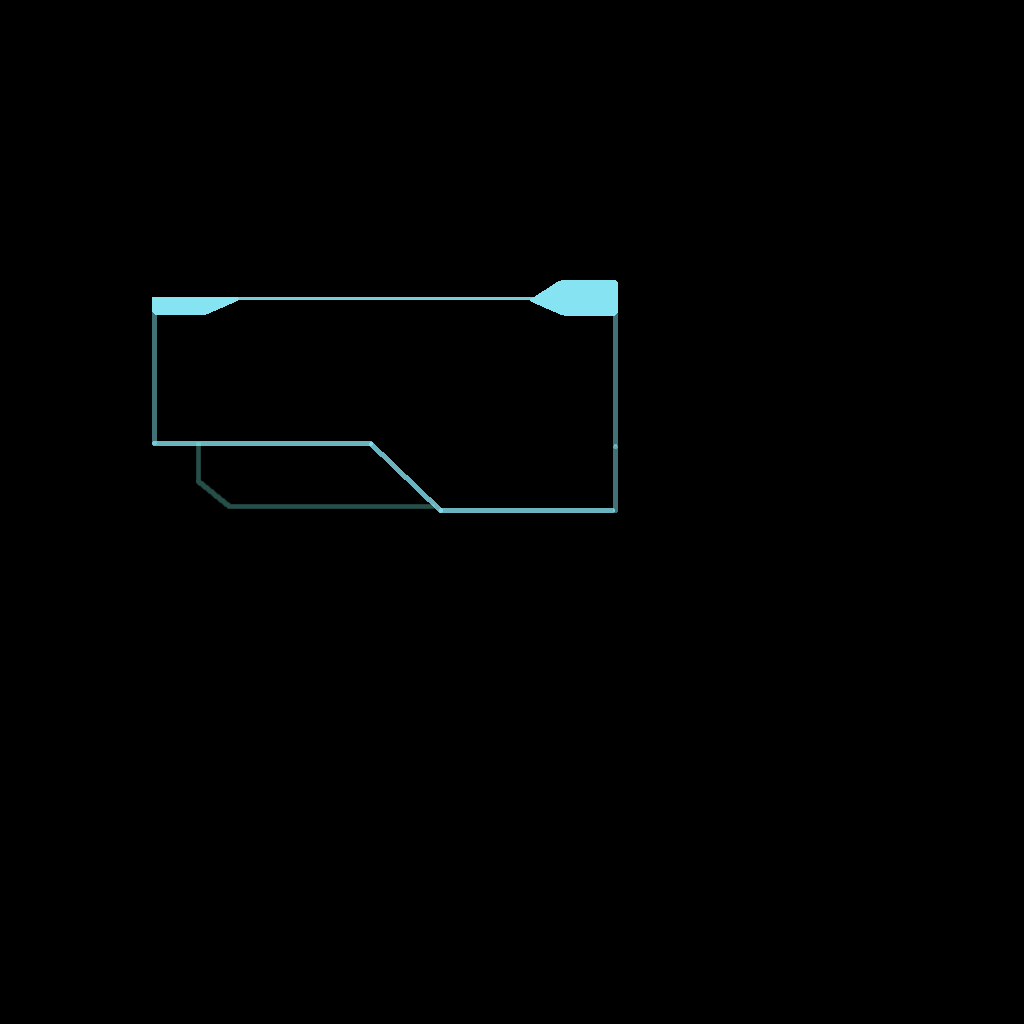
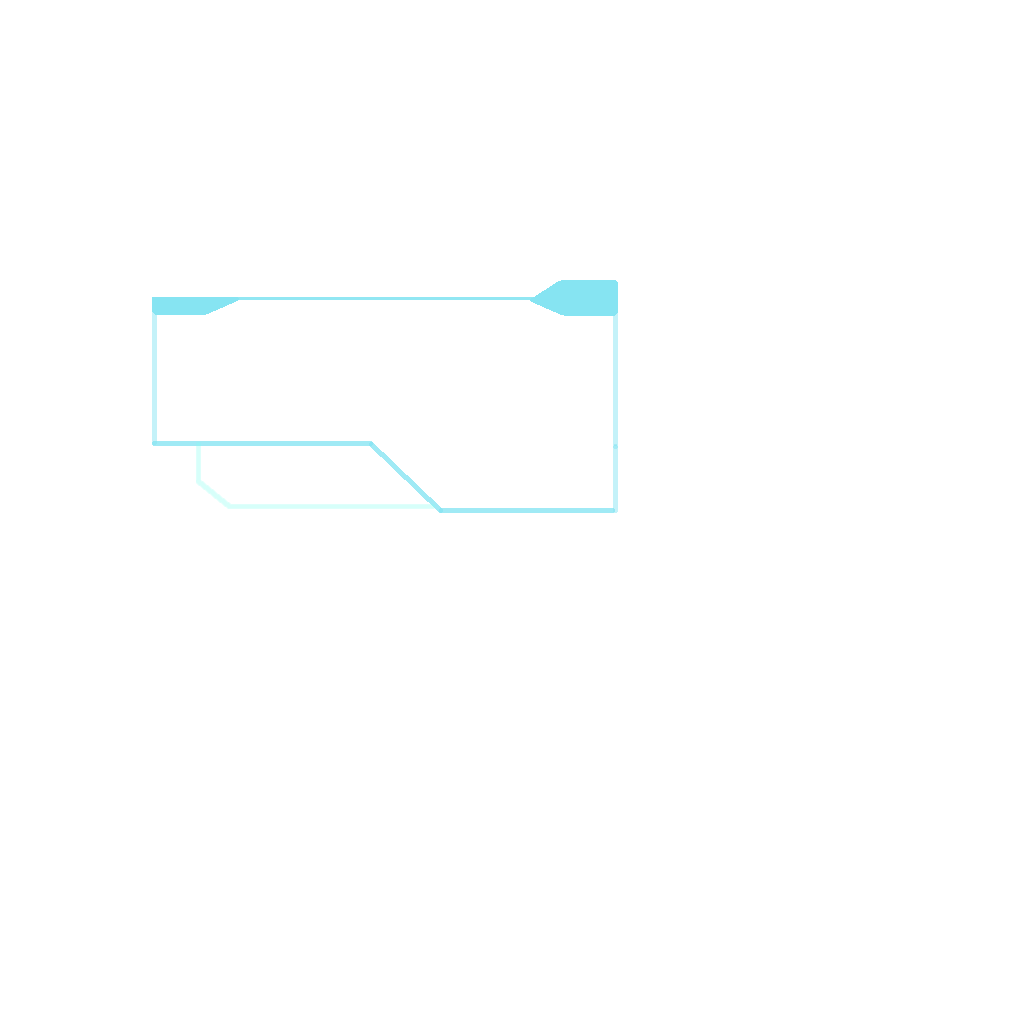
The second 1024 x 1024 image is a revision of the first. Changes to its layers:
hid "Background" over [0, 0, 1024, 1024]
